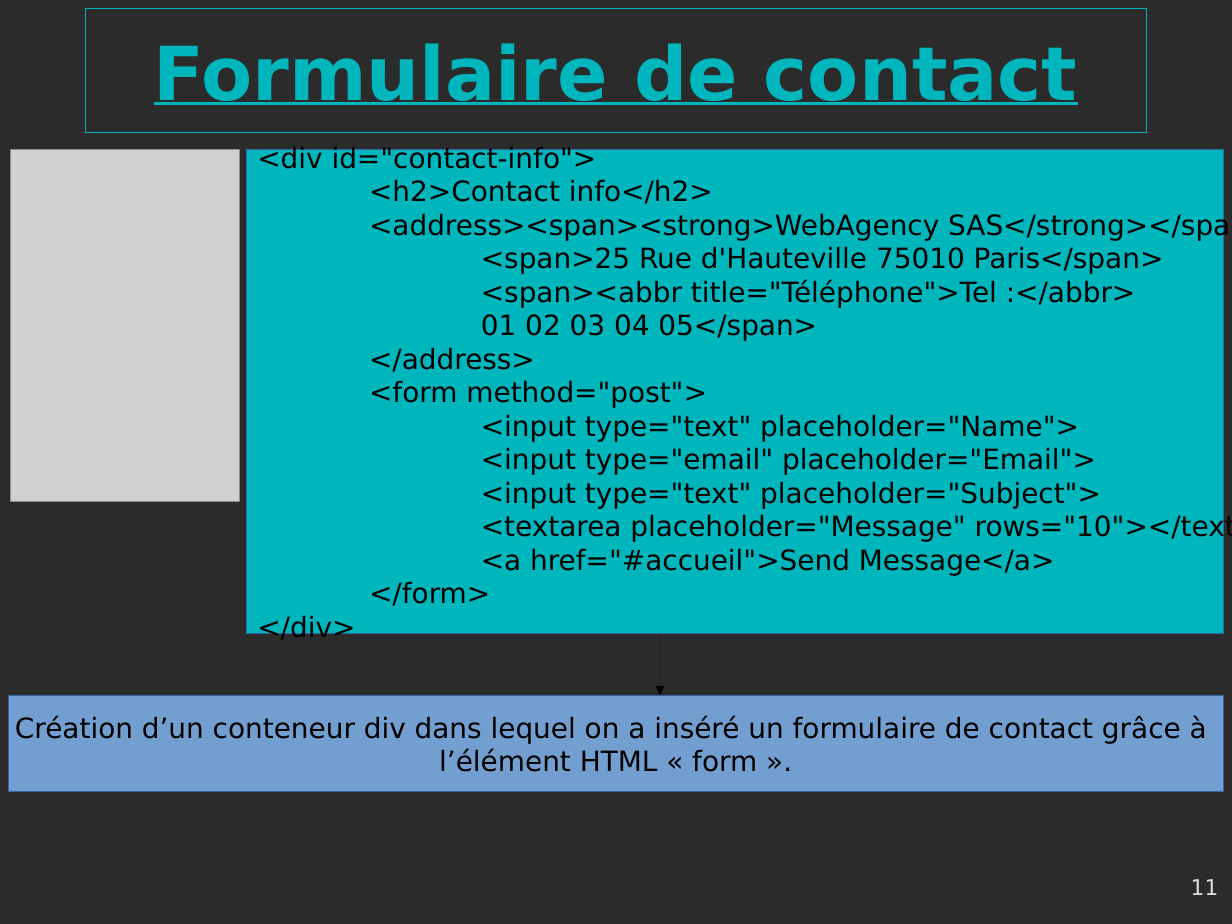
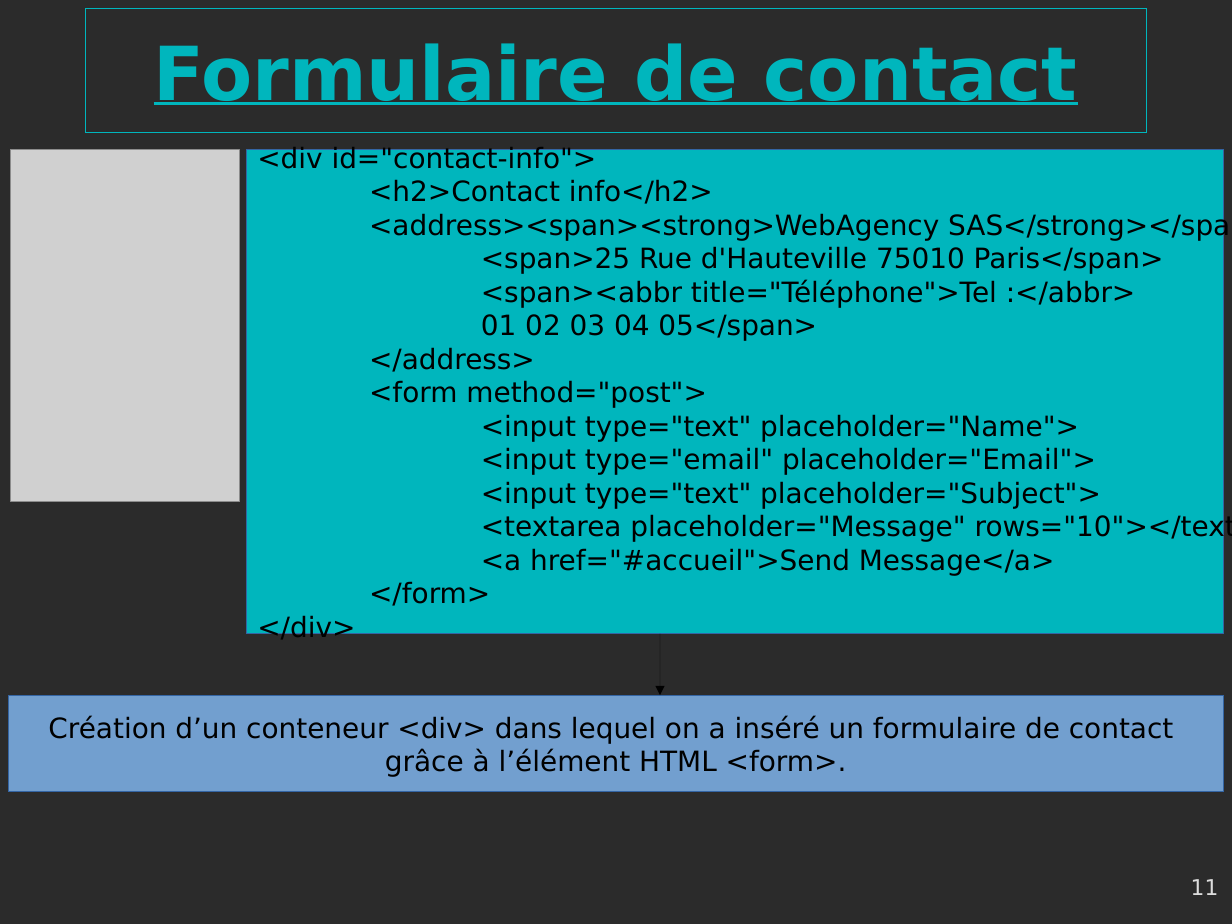
Before and after one commit to gambit13009/webagency, a slide deck: slide 11 of Webagency-presentation.odp. Drawn at 1232x924 pixels with LibreOffice and Linux fonts; fonts in the diff are those of the drawing; grey boxes stand for pictures; background and template pictures are left out; a plain dark background stands for a picture behind light text. Boxes give left, top, right and bottom in pixels: in the first picture for what was removed or moved away, otherwise in the second. Text is boxed around its words. In the diff, an @@ line names an element or a change of style, - is before the commit and + after.

```diff
--- a/Webagency-presentation.odp
+++ b/Webagency-presentation.odp
@@ text in rectangle at (48,715,1173,777): text changed @@
-Création d’un conteneur div dans lequel on a inséré un formulaire de contact grâce à
-l’élément HTML « form ».
+Création d’un conteneur <div> dans lequel on a inséré un formulaire de contact
+grâce à l’élément HTML <form>.
```
Also in this commit, not shown: 8 other slides changed, 3 other files.
